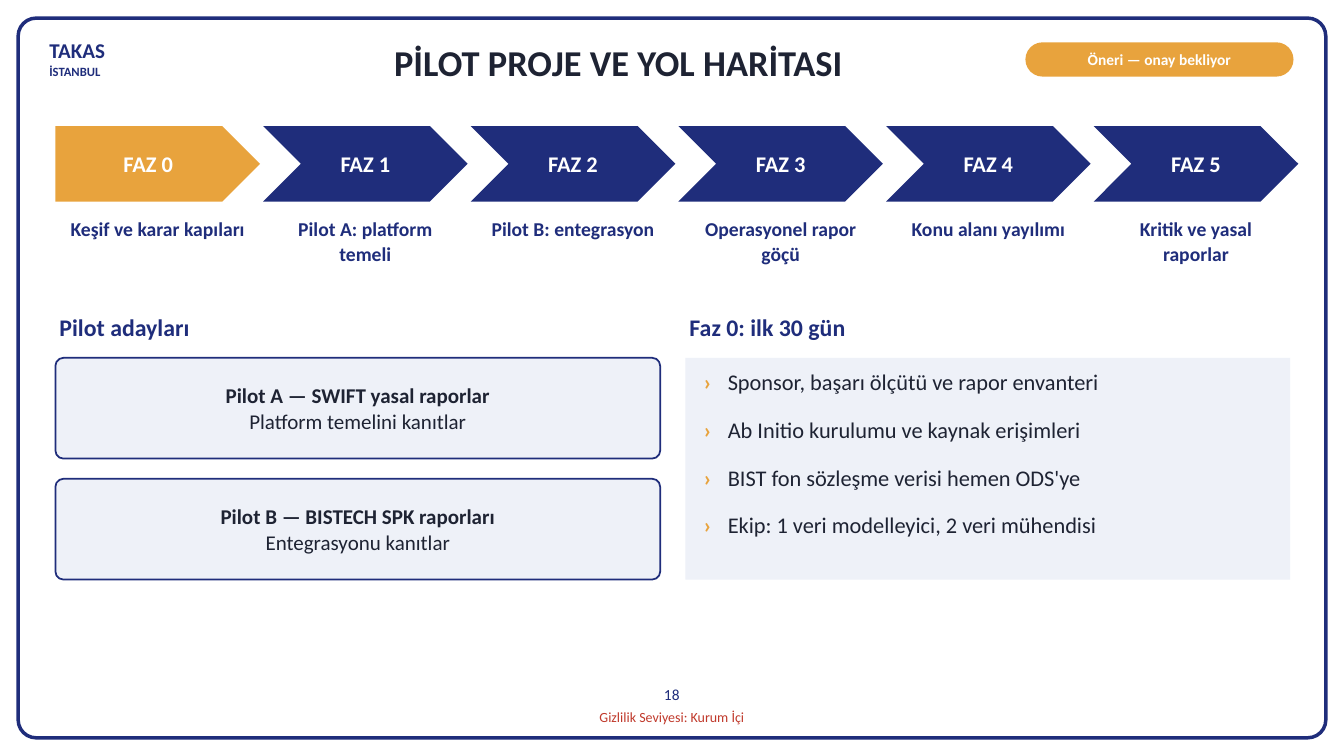
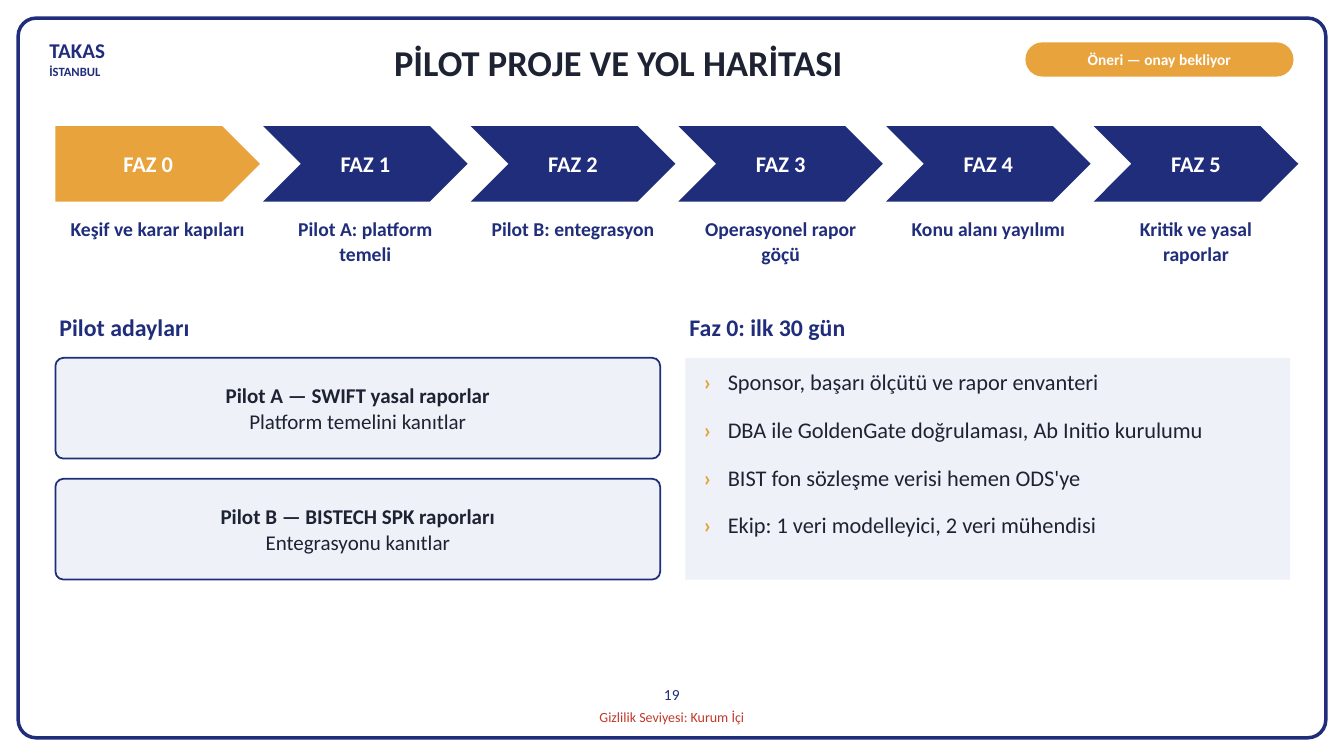
Before and after one commit to hanifidemirel0/Cursor-Projects, a slide deck: slide 24 of outputs/dwh-sunum-kasim-2026/5 - DWHSunum_Kasim2026.pptx (slide 22 before the commit). Drawn at 1344x756 pixels with LibreOffice and Linux fonts; fonts in the diff are those of the drawing. Boxes give left, top, right and bottom in pixels: in the first picture for what was removed or moved away, otherwise in the second. Text is boxed around its words. In the diff, an @@ line names an element or a change of style, - is before the commit and + after.

```diff
--- a/outputs/dwh-sunum-kasim-2026/5 - DWHSunum_Kasim2026.pptx
+++ b/outputs/dwh-sunum-kasim-2026/5 - DWHSunum_Kasim2026.pptx
@@ text at bbox=[728, 422, 1203, 442]: text changed @@
-› Ab Initio kurulumu ve kaynak erişimleri
+› DBA ile GoldenGate doğrulaması, Ab Initio kurulumu
@@ text at bbox=[664, 690, 680, 700]: text changed @@
-18
+19
```
Also in this commit, not shown: 11 other slides changed, 2 slides added, 5 other files.
